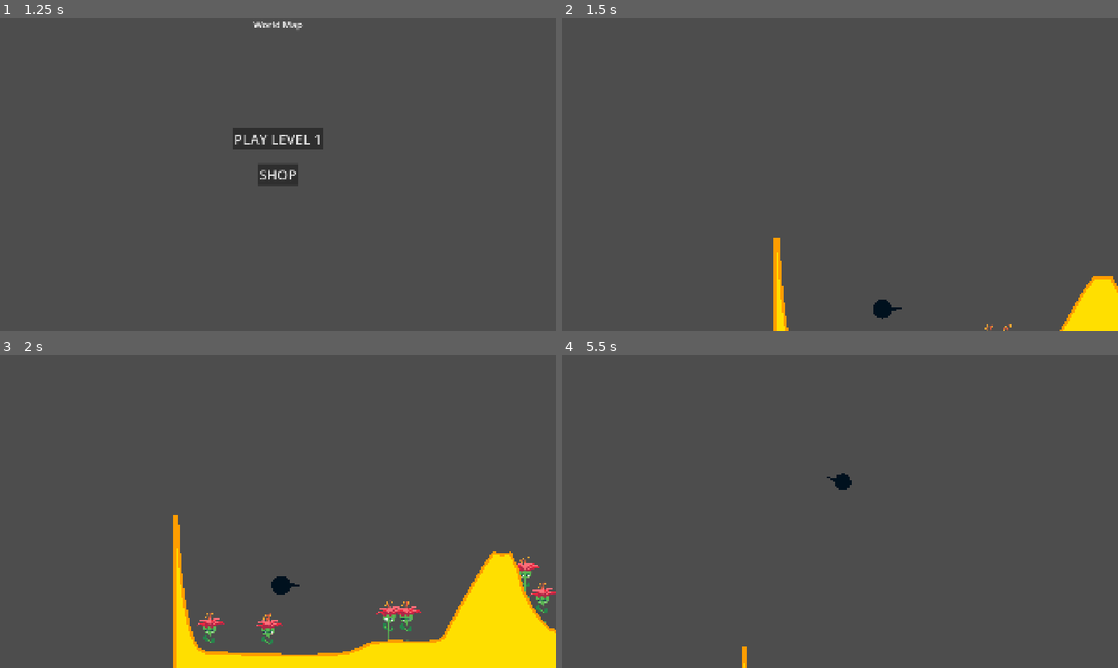
Above: before the commit, frames 1-4 (two rows, left to right).
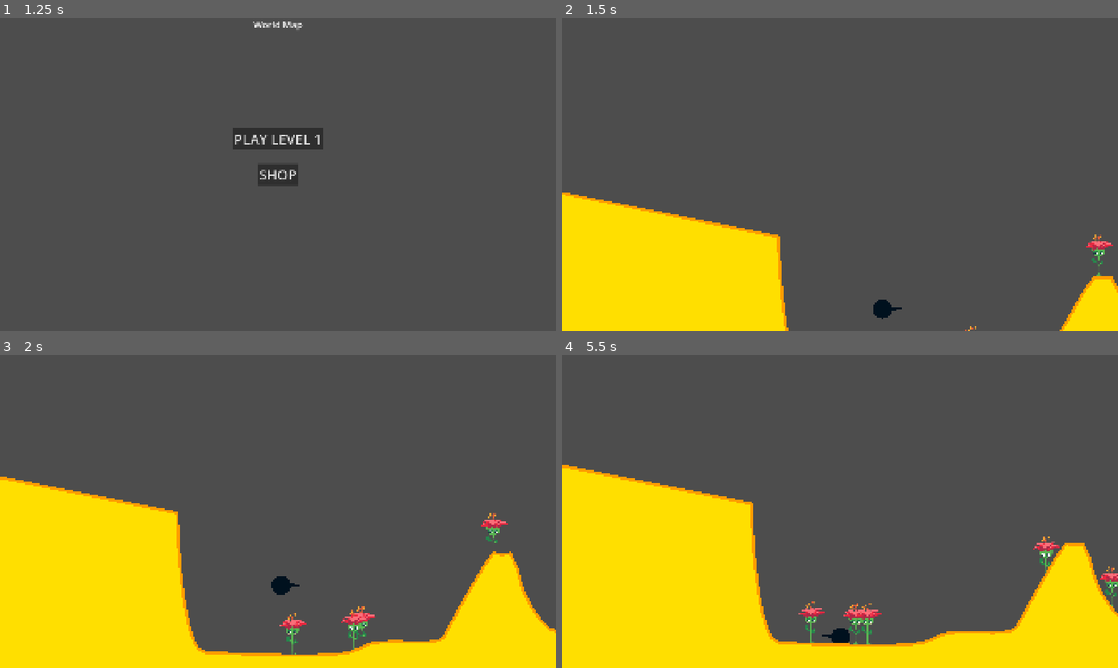
Above: after the commit, the same moments.

Repository: cheesepak/bug-launcher-byogj
Game: Godot game, scene res://main_menu.tscn
Two runs of this game, one before a commit and one after it. Both use one fixed random seed, a clock stepped at 60 frames per second and the inputs below. The engine's default icon, where the game draws it, is replaced by a stand-in: a white triangle on a blue panel in a dark square.
Inputs (mouse positions are in pixels of both pictures, inside the frame that each line leads up to):
- Up to frame 1 (1.25 s): tap Enter at 0.5 s; move the mouse to (400, 158) at 0.52 s; press the mouse at (400, 158) at 0.53 s
- Up to frame 2 (1.5 s): release the mouse at (962, 158) at 1.25 s; click "PLAY LEVEL 1" at 1.25 s
- Up to frame 3 (2 s): no input
- Up to frame 4 (5.5 s): drag from (728, 527) to (967, 621) at 2.02 s; move the mouse to (895, 442) at 2.77 s; press the mouse at (895, 442) at 2.78 s; release the mouse at (895, 442) at 3.5 s; drag from (812, 574) to (945, 617) at 3.52 s; move the mouse to (1006, 558) at 4.27 s; press the mouse at (1006, 558) at 4.28 s; release the mouse at (1006, 558) at 5 s; drag from (673, 464) to (1079, 624) at 5.02 s

Frame 1 is identical in both runs. In frame 2, 15% of the frame differs, in the area x 0-100%, y 55-100%; in frame 3, 19%; in frame 4, 32%, in the area x 0-100%, y 35-100%.

Commit message:
Flowers move along terrain

Diff:
--- a/flower.tscn
+++ b/flower.tscn
@@ -1,5 +1,6 @@
 [gd_scene format=3 uid="uid://86tf08nr3lb1"]
 
+[ext_resource type="Script" uid="uid://k4v85prens3m" path="res://scripts/flower.gd" id="1_511j0"]
 [ext_resource type="Texture2D" uid="uid://c6bu4dxivthn" path="res://gfx/flowersheet1.png" id="2_511j0"]
 [ext_resource type="PackedScene" uid="uid://hin6a4yh1qv2" path="res://collidable_component.tscn" id="2_nageh"]
 
@@ -21,21 +22,119 @@
 [sub_resource type="CircleShape2D" id="CircleShape2D_nageh"]
 radius = 51.10773
 
-[node name="Flower" type="Node2D" unique_id=775267365]
+[sub_resource type="Animation" id="Animation_511j0"]
+length = 0.001
+tracks/0/type = "value"
+tracks/0/imported = false
+tracks/0/enabled = true
+tracks/0/path = NodePath("AnimatedSprite2D:position")
+tracks/0/interp = 1
+tracks/0/loop_wrap = true
+tracks/0/keys = {
+"times": PackedFloat32Array(0),
+"transitions": PackedFloat32Array(1),
+"update": 0,
+"values": [Vector2(0, 0)]
+}
+tracks/1/type = "value"
+tracks/1/imported = false
+tracks/1/enabled = true
+tracks/1/path = NodePath("CollidableComponent:monitorable")
+tracks/1/interp = 1
+tracks/1/loop_wrap = true
+tracks/1/keys = {
+"times": PackedFloat32Array(0),
+"transitions": PackedFloat32Array(1),
+"update": 1,
+"values": [true]
+}
 
-[node name="AnimatedSprite2D" type="AnimatedSprite2D" parent="." unique_id=415883195]
+[sub_resource type="Animation" id="Animation_r72as"]
+resource_name = "Respawn"
+length = 2.0
+tracks/0/type = "value"
+tracks/0/imported = false
+tracks/0/enabled = true
+tracks/0/path = NodePath("AnimatedSprite2D:position")
+tracks/0/interp = 1
+tracks/0/loop_wrap = true
+tracks/0/keys = {
+"times": PackedFloat32Array(0, 1, 2),
+"transitions": PackedFloat32Array(1, 1, 1),
+"update": 0,
+"values": [Vector2(0, 0), Vector2(0, 200), Vector2(0, 0)]
+}
+tracks/1/type = "method"
+tracks/1/imported = false
+tracks/1/enabled = true
+tracks/1/path = NodePath(".")
+tracks/1/interp = 1
+tracks/1/loop_wrap = true
+tracks/1/keys = {
+"times": PackedFloat32Array(1),
+"transitions": PackedFloat32Array(1),
+"values": [{
+"args": [],
+"method": &"find_new_spot"
+}]
+}
+tracks/2/type = "value"
+tracks/2/imported = false
+tracks/2/enabled = true
+tracks/2/path = NodePath("CollidableComponent:monitorable")
+tracks/2/interp = 1
+tracks/2/loop_wrap = true
+tracks/2/keys = {
+"times": PackedFloat32Array(0, 2),
+"transitions": PackedFloat32Array(1, 1),
+"update": 1,
+"values": [false, true]
+}
+
+[sub_resource type="AnimationLibrary" id="AnimationLibrary_cd1mw"]
+_data = {
+&"RESET": SubResource("Animation_511j0"),
+&"Respawn": SubResource("Animation_r72as")
+}
+
+[node name="PathFollow2D" type="PathFollow2D" unique_id=1419701169]
+rotates = false
+loop = false
+
+[node name="Flower" type="Node2D" parent="." unique_id=775267365]
+script = ExtResource("1_511j0")
+min_speed = 20.0
+max_speed = 80.0
+
+[node name="AnimatedSprite2D" type="AnimatedSprite2D" parent="Flower" unique_id=415883195]
 scale = Vector2(0.5, 0.5)
 sprite_frames = SubResource("SpriteFrames_cd1mw")
 offset = Vector2(2, -150)
 
-[node name="CollidableComponent" parent="." unique_id=703530382 instance=ExtResource("2_nageh")]
+[node name="CollidableComponent" parent="Flower" unique_id=703530382 instance=ExtResource("2_nageh")]
 position = Vector2(0, -97)
 boost = 10.0
 pollen = 10
 nectar = 10
 
-[node name="Hitbox" type="CollisionShape2D" parent="CollidableComponent" unique_id=1700465065]
+[node name="Hitbox" type="CollisionShape2D" parent="Flower/CollidableComponent" unique_id=1700465065]
 position = Vector2(-1, 3.8146973e-05)
 rotation = 1.5707964
 scale = Vector2(0.5, 0.5)
 shape = SubResource("CircleShape2D_nageh")
+
+[node name="AnimationPlayer" type="AnimationPlayer" parent="Flower" unique_id=1016274425]
+libraries/ = SubResource("AnimationLibrary_cd1mw")
+
+[node name="TerrainRay" type="RayCast2D" parent="Flower" unique_id=2008798670]
+position = Vector2(-1, -68)
+target_position = Vector2(0, 159)
+
+[node name="Label" type="Label" parent="Flower" unique_id=1940349485]
+visible = false
+offset_left = -51.0
+offset_top = -70.0
+offset_right = 48.0
+offset_bottom = -25.0
+
+[connection signal="on_hit" from="Flower/CollidableComponent" to="Flower" method="_on_collidable_component_on_hit"]
--- a/level.tscn
+++ b/level.tscn
@@ -1,7 +1,6 @@
 [gd_scene format=3 uid="uid://boatju1r2ikwe"]
 
 [ext_resource type="Script" uid="uid://d7p56mj2n552" path="res://scripts/level.gd" id="1_oi3di"]
-[ext_resource type="PackedScene" uid="uid://who70pqymrxb" path="res://test.tscn" id="1_u52ul"]
 [ext_resource type="Script" uid="uid://b44d4perlvun6" path="res://scripts/terrain.gd" id="1_vonw3"]
 
 [sub_resource type="PhysicsMaterial" id="PhysicsMaterial_oi3di"]
@@ -12,32 +11,12 @@
 [sub_resource type="Curve2D" id="Curve2D_oi3di"]
 bake_interval = 50.0
 _data = {
-"points": PackedVector2Array(0, 0, 0, 0, -509, 244, -93.3884 …(1638 unchanged characters)… 1017, 19035, 264, 0, 0, 0, 0, 19524, 244, 0, 0, 0, 0, 19519, 713)
+"points": PackedVector2Array(0, 0, 0, 0, -509, 244, -93.3884 …(1638 unchanged characters)… 1017, 19035, 264, 0, 0, 0, 0, 19524, 244)
 }
-point_count = 33
+point_count = 32
 
 [node name="Level" type="Node" unique_id=813148733]
 script = ExtResource("1_oi3di")
-
-[node name="launches" type="Node" parent="." unique_id=1228187693]
-
-[node name="test" parent="." unique_id=43395963 instance=ExtResource("1_u52ul")]
-position = Vector2(2223, 137)
-
-[node name="test2" parent="." unique_id=1983353501 instance=ExtResource("1_u52ul")]
-position = Vector2(2101, 142)
-
-[node name="test3" parent="." unique_id=913410141 instance=ExtResource("1_u52ul")]
-position = Vector2(7374, -1276)
-
-[node name="test4" parent="." unique_id=1217858261 instance=ExtResource("1_u52ul")]
-position = Vector2(12283, -977)
-
-[node name="test5" parent="." unique_id=1508815591 instance=ExtResource("1_u52ul")]
-position = Vector2(12114, -1031)
-
-[node name="test6" parent="." unique_id=112497208 instance=ExtResource("1_u52ul")]
-position = Vector2(12262, -1152)
 
 [node name="Terrain" type="StaticBody2D" parent="." unique_id=743576771]
 z_index = 1
--- a/project.godot
+++ b/project.godot
@@ -18,13 +18,13 @@
 [autoload]
 
 Global="*uid://dwjxpp4j2srvu"
+Utils="*uid://b57a7om7m0bip"
 
 [display]
 
 window/size/viewport_width=1920
 window/size/viewport_height=1080
 window/stretch/mode="canvas_items"
-window/stretch/aspect="expand"
 
 [gui]
 
--- a/scripts/collidable_component.gd
+++ b/scripts/collidable_component.gd
@@ -6,12 +6,15 @@
 @export var pollen = 0
 @export var nectar = 0
 
+signal on_hit()
 
 func _on_body_entered(body):
 	if body is Launchable:
+		on_hit.emit()
 		if body.is_current_launch:
-			body.linear_velocity.y -= boost * 150
-			var delta = body.position - global_position
-			body.linear_velocity += delta.normalized() * boost * 50
+			body.linear_velocity.y = abs(body.linear_velocity.y) * -1
+			body.linear_velocity.y -= boost * 50
+			var delta = (body.position - global_position).normalized()
+			body.linear_velocity.x += abs(delta.x) * boost * 10
 			#$Compass.rotation = delta.angle()
 			#print("delta: ", delta.angle())
--- a/scripts/flower.gd
+++ b/scripts/flower.gd
@@ -1,14 +1,44 @@
-extends Area2D
+extends Node2D
 
-@export var boost = 0.0
-@export var pollen = 10
-@export var nectar = 10
+@onready var path: PathFollow2D = $".."
+@export_range(1,100) var min_speed: float = 10
+@export_range(1,100) var max_speed: float = 30
+@onready var speed: float = randf_range(min_speed, max_speed) * Utils.norp()
+@onready var label: Label = $Label
+
+@onready var terrain_ray: RayCast2D = $TerrainRay
+var ground_angle = 0.0
+var trapped = 0
+
 
 # Called when the node enters the scene tree for the first time.
-func _ready():
-	pass # Replace with function body.
+func _ready() -> void:
+	find_new_spot()
 
 
 # Called every frame. 'delta' is the elapsed time since the previous frame.
-func _process(delta):
-	pass
+func _process(delta: float) -> void:
+	path.progress += speed * delta
+	if trapped > 2: find_new_spot()
+	label.text = str(ground_angle)
+
+
+func _physics_process(delta: float) -> void:
+	terrain_ray.position.x = 10
+	if speed < 0: terrain_ray.position.x *= -1
+	terrain_ray.force_raycast_update()
+	if terrain_ray.is_colliding():
+		ground_angle = -180 * terrain_ray.get_collision_normal().angle() / PI - 90
+	else: ground_angle = 120
+	if abs(ground_angle) > 70:
+		speed *= -1
+		trapped += 1
+	else: trapped = 0
+
+
+func _on_collidable_component_on_hit() -> void:
+	print("i got hit!")
+	$AnimationPlayer.play("Respawn")
+
+func find_new_spot():
+	get_parent().progress_ratio = randf()
--- a/scripts/level.gd
+++ b/scripts/level.gd
@@ -7,7 +7,7 @@
 var done_launches = []
 var current_zoom = 1
 var best_dist = 0
-var goal_dist = 10000
+var goal_dist = 20000
 
 func spawn_launchable():
 	current_launch = Launchable.instantiate()
@@ -30,8 +30,7 @@
 	var terrain_length = terrain.get_baked_length()
 	for i in range(100):
 		var flower = Flower.instantiate()
-		flower.position = $Terrain.position + terrain.sample_baked(randf() * terrain_length)
-		add_child(flower)
+		$Terrain/BaseShape.add_child(flower)
 
 # Called every frame. 'delta' is the elapsed time since the previous frame.
 func _process(delta):
--- a/scripts/terrain.gd
+++ b/scripts/terrain.gd
@@ -4,12 +4,19 @@
 # Called when the node enters the scene tree for the first time.
 func _ready():
 	var curve = $BaseShape.curve
+	#var curve_length = curve.point_count
 	var first_point = curve.get_point_position(0)
-	var last_point = curve.get_point_position(curve.point_count)
-	curve.add_point(Vector2(last_point.x,3000))
-	curve.add_point(Vector2(first_point.x,3000))
-	#curve.add_point(first_point)
+	var last_point = curve.get_point_position(curve.point_count - 1)
+	print("first: ",first_point,"\nlast: ",last_point)
+	curve.add_point(Vector2(last_point.x + 100000,last_point.y-10))
+	curve.add_point(Vector2(last_point.x + 100000,3000))
+	curve.add_point(Vector2(first_point.x - 5000,3000))
+	curve.add_point(Vector2(first_point.x - 5000,first_point.y-1000))
 	var poly = curve.get_baked_points()
+	curve.remove_point(curve.point_count-1)
+	curve.remove_point(curve.point_count-1)
+	curve.remove_point(curve.point_count-1)
+	curve.remove_point(curve.point_count-1)
 
 	$FillPolygon.polygon = poly
 	$Outline.points = poly
--- /dev/null
+++ b/scripts/utils.gd
@@ -0,0 +1,4 @@
+extends Node
+
+func norp() -> float:
+	return 1 if randf() < 0.5 else -1
Not shown, changed: scripts/flower.gd.uid
Not shown, added: scripts/utils.gd.uid
